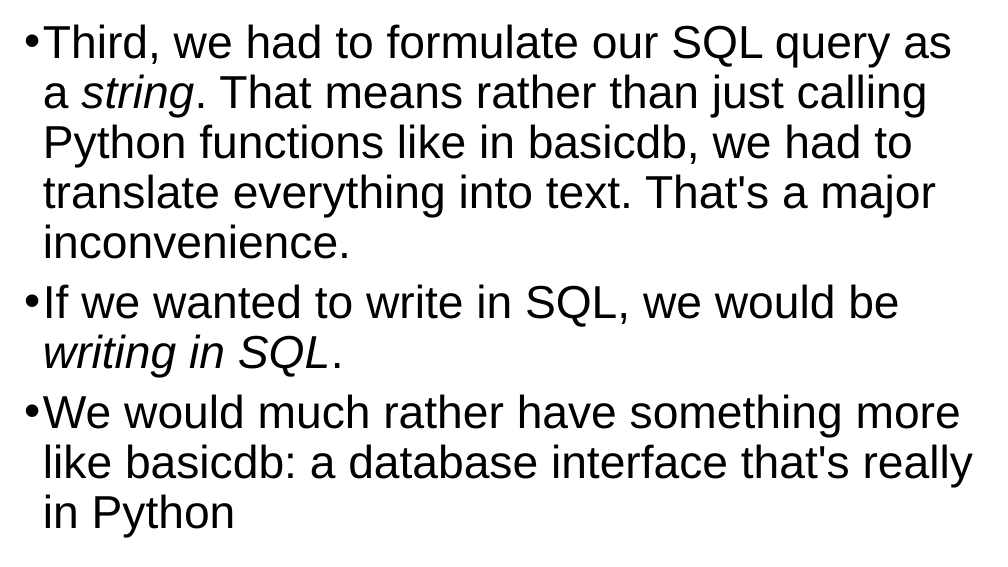
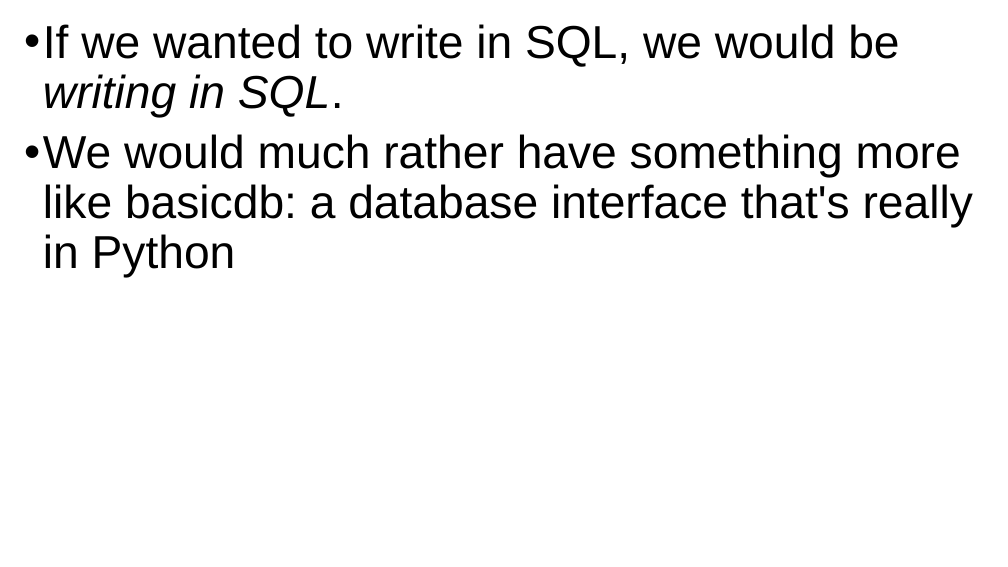
Before and after one commit to grimmelm/ctech404, a slide deck: slide 43 of ctech403/module_6/CTECH403 Module 6 - SQL.pptx (slide 31 before the commit). Drawn at 1008x567 pixels with LibreOffice and Linux fonts; fonts in the diff are those of the drawing. Boxes give left, top, right and bottom in pixels: in the first picture for what was removed or moved away, otherwise in the second. Text is boxed around its words. In the diff, an @@ line names an element or a change of style, - is before the commit and + after.

```diff
--- a/ctech403/module_6/CTECH403 Module 6 - SQL.pptx
+++ b/ctech403/module_6/CTECH403 Module 6 - SQL.pptx
@@ text at [43,24,952,259]: paragraph removed @@
-• Third, we had to formulate our SQL query as a string. That means rather than just calling Python functions like in basicdb, we had to translate everything into text. That's a major inconvenience.
```
Also in this commit, not shown: 9 other slides changed, 31 slides added, 2 slides removed, 7 other files.
